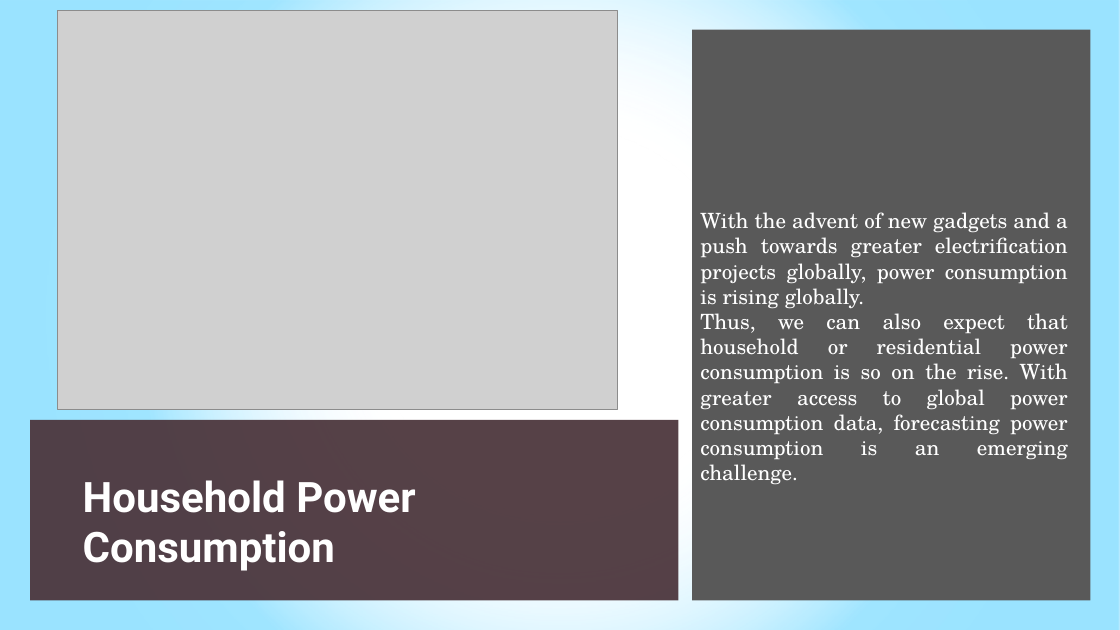
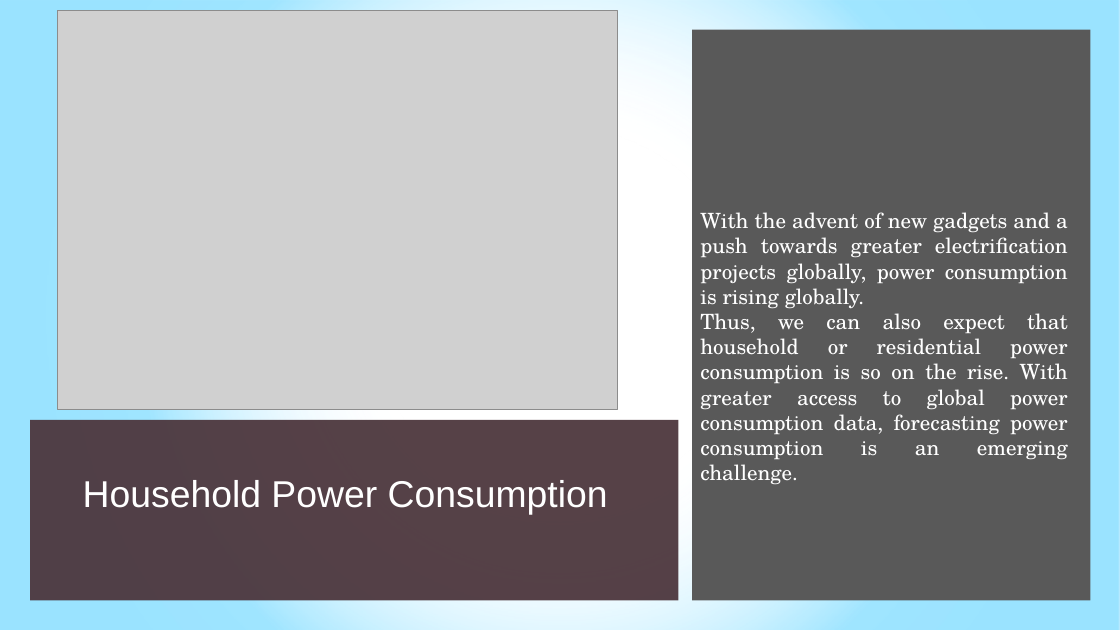
Before and after one commit to rakiiibul/House-hold-electrice-power-consumptiuon_LSTM, a slide deck: slide 3 of MachineLearing.pptx. Drawn at 1120x630 pixels with LibreOffice and Linux fonts; fonts in the diff are those of the drawing; grey boxes stand for pictures. Boxes give left, top, right and bottom in pixels: in the first picture for what was removed or moved away, otherwise in the second. Text is boxed around its words. In the diff, an @@ line names an element or a change of style, - is before the commit and + after.

```diff
--- a/MachineLearing.pptx
+++ b/MachineLearing.pptx
@@ text "Household Power Consumption" at [83, 480, 608, 515]: size 36 to 32 pt, font Roboto to Arial, bold off @@
```
Also in this commit, not shown: 7 other slides changed, 7 slides added, 6 slides removed.
